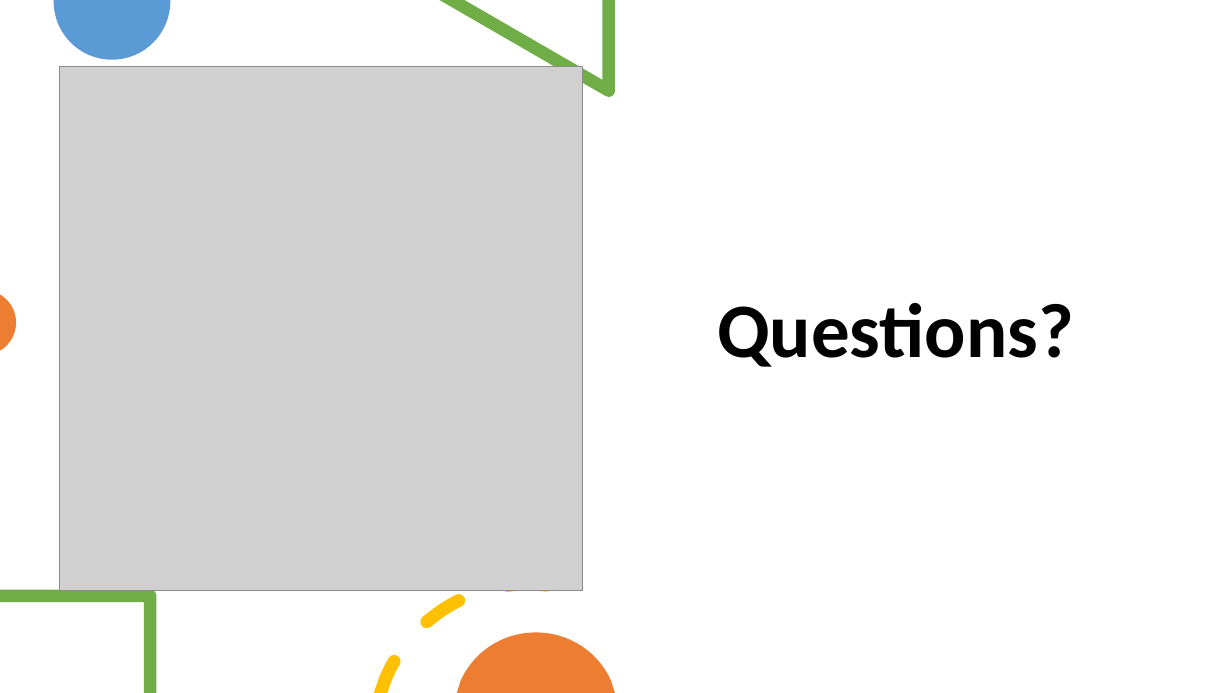
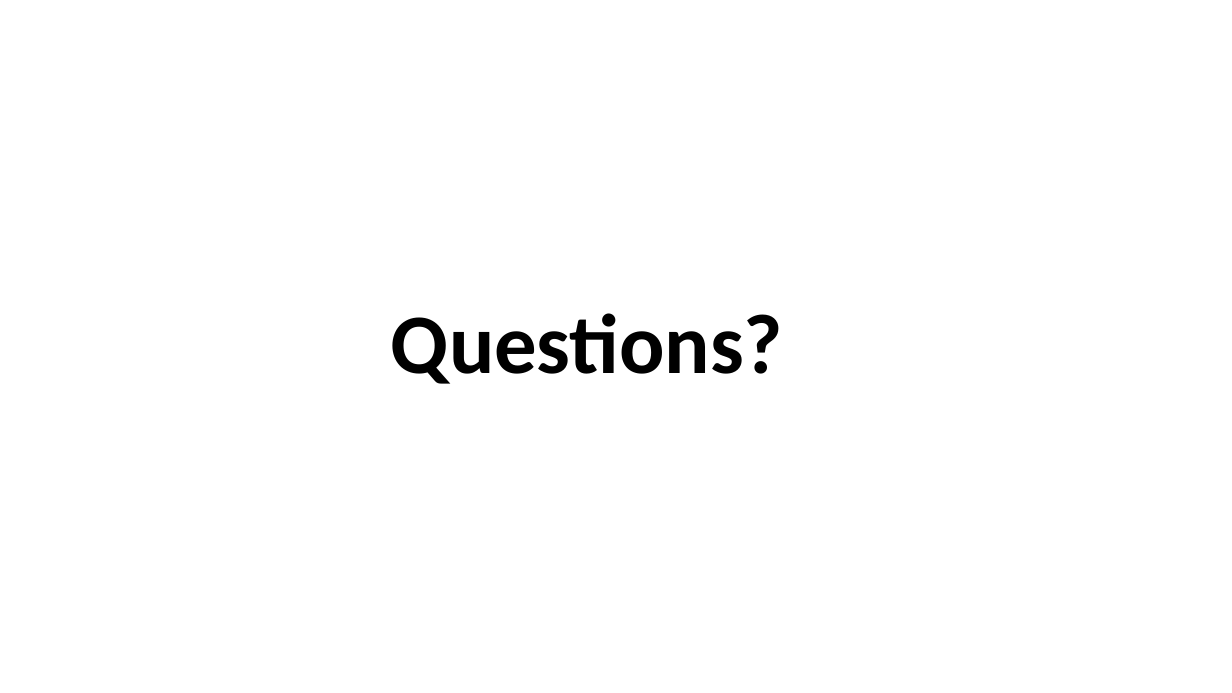
Before and after one commit to chensh3/word2vec_vs_glove, a slide deck: slide 11 of mid_term.pptx (slide 10 before the commit). Drawn at 1232x693 pixels with LibreOffice and Linux fonts; fonts in the diff are those of the drawing; grey boxes stand for pictures. Boxes give left, top, right and bottom in pixels: in the first picture for what was removed or moved away, otherwise in the second. Text is boxed around its words. In the diff, an @@ line names an element or a change of style, - is before the commit and + after.

```diff
--- a/mid_term.pptx
+++ b/mid_term.pptx
@@ freeform shape removed at [54, 0, 170, 60] @@
@@ freeform shape removed at [440, 0, 616, 97] @@
@@ picture removed at [60, 67, 583, 590] @@
@@ title "Questions?": place and size @@
-title "Questions?" at [717, 303, 1074, 367]
+title "Questions?" at [391, 313, 783, 384]
@@ title "Questions?" at [391, 313, 783, 384]: size 60 to 66 pt; alignment centre to left; vertical alignment bottom to middle @@
@@ freeform shape removed at [0, 295, 16, 350] @@
@@ freeform shape removed at [0, 590, 156, 693] @@
@@ freeform shape removed at [373, 578, 553, 693] @@
@@ freeform shape removed at [457, 632, 615, 693] @@
```
Also in this commit, not shown: 4 other slides changed, 6 slides added, 5 slides removed, 7 other files.
